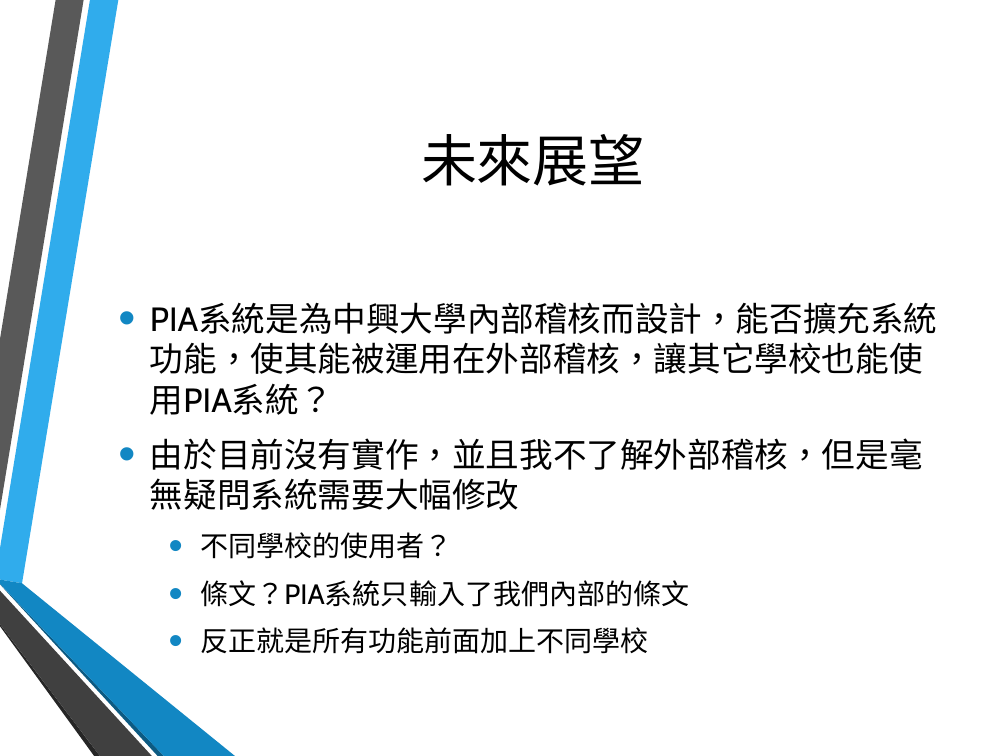
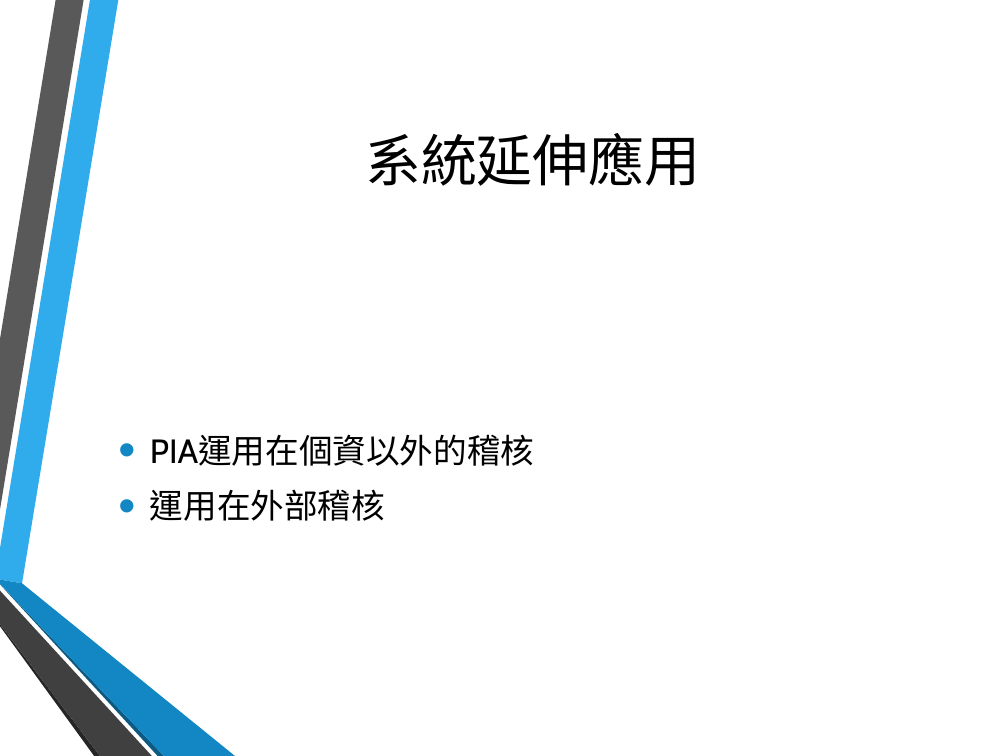
Before and after one commit to hsinewu/pia, a slide deck: slide 16 of Contest/FinalPresentation.pptx (slide 28 before the commit). Drawn at 1008x756 pixels with LibreOffice and Linux fonts; fonts in the diff are those of the drawing; background and template pictures are left out. Boxes give left, top, right and bottom in pixels: in the first picture for what was removed or moved away, otherwise in the second. Text is boxed around its words. In the diff, an @@ line names an element or a change of style, - is before the commit and + after.

Commit message:
slides

```diff
--- a/Contest/FinalPresentation.pptx
+++ b/Contest/FinalPresentation.pptx
@@ title at box(365, 133, 701, 186): text changed @@
-未來展望
+系統延伸應用
@@ text at box(150, 435, 535, 521): text changed @@
-• PIA系統是為中興大學內部稽核而設計，能否擴充系統功能，使其能被運用在外部稽核，讓其它學校也能使用PIA系統？
-• 由於目前沒有實作，並且我不了解外部稽核，但是毫無疑問系統需要大幅修改
-  • 不同學校的使用者？
-  • 條文？PIA系統只輸入了我們內部的條文
-  • 反正就是所有功能前面加上不同學校
+• PIA運用在個資以外的稽核
+• 運用在外部稽核
```
Also in this commit, not shown: 3 other slides changed, 12 slides removed.
